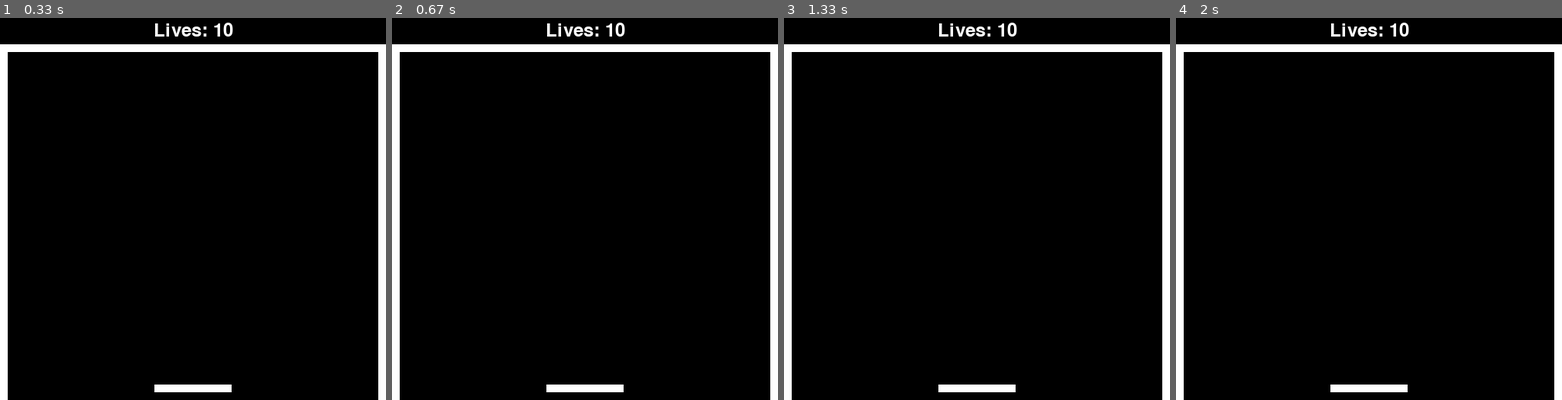
Above: before the commit, frames 1-4 (left to right).
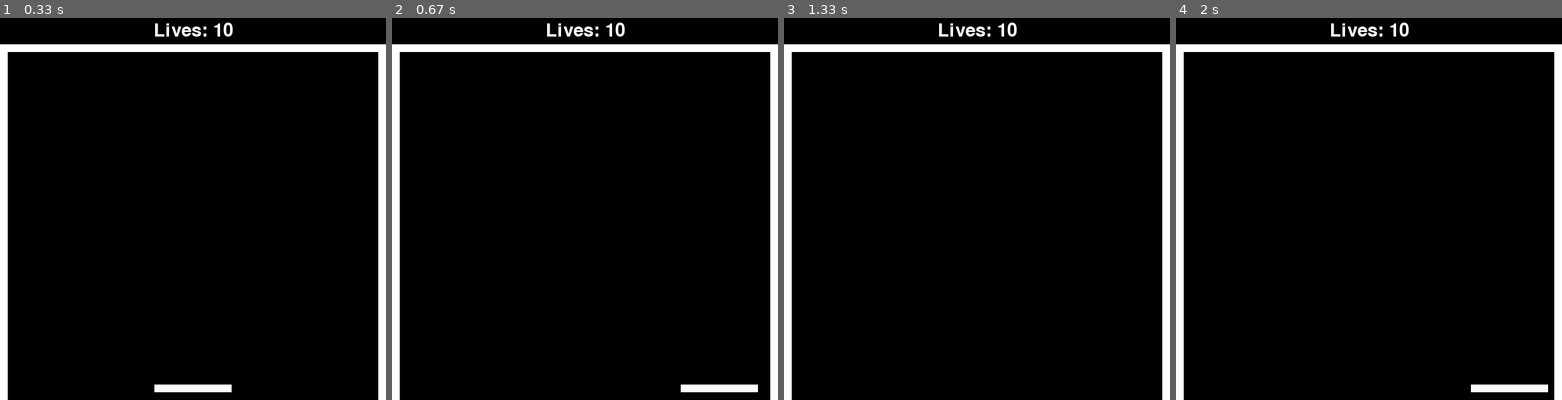
Above: after the commit, the same moments.

Repository: rabramley/pygames
Game: pygame game, started from pong.py
The game is run twice, just before and just after one commit, with the same random seed, the same clock (stepped at 60 frames per second) and the same inputs.
Inputs:
- Up to frame 1 (0.33 s): no input
- Up to frame 2 (0.67 s): hold Right from 0.33 s (still down)
- Up to frame 3 (1.33 s): release Right at 0.8 s; hold Right 0.83-1.3 s
- Up to frame 4 (2 s): hold Left 1.33-1.87 s; hold Left from 1.9 s (still down)

Frame 1 is identical in both runs. In frame 2, 0.8% of the frame differs, in the area x 40-95%, y 95-98%; in frame 3, 0.4%; in frame 4, 0.8%.

Commit message:
Added paddle movement

Diff:
--- a/pong.py
+++ b/pong.py
@@ -8,6 +8,7 @@
 
 WALL_THICKNESS = 10
 PADDLE_WIDTH = 100
+PADDLE_SPEED = 0.5
 PLAY_AREA_TOP = 40
 
 WALL_COLOR = (255, 255, 255)
@@ -64,6 +65,15 @@
         if event.type == pygame.QUIT:
             running = False
 
+    keys = pygame.key.get_pressed()
+
+    if keys[pygame.K_RIGHT]:
+        paddle.rect.x += PADDLE_SPEED * dt
+        print('Right')
+    if keys[pygame.K_LEFT]:
+        paddle.rect.x -= PADDLE_SPEED * dt
+        print('Left')
+
     background = pygame.Surface(screen.get_size())
     background = background.convert()
     background.fill(BACKGROUND_COLOR)
